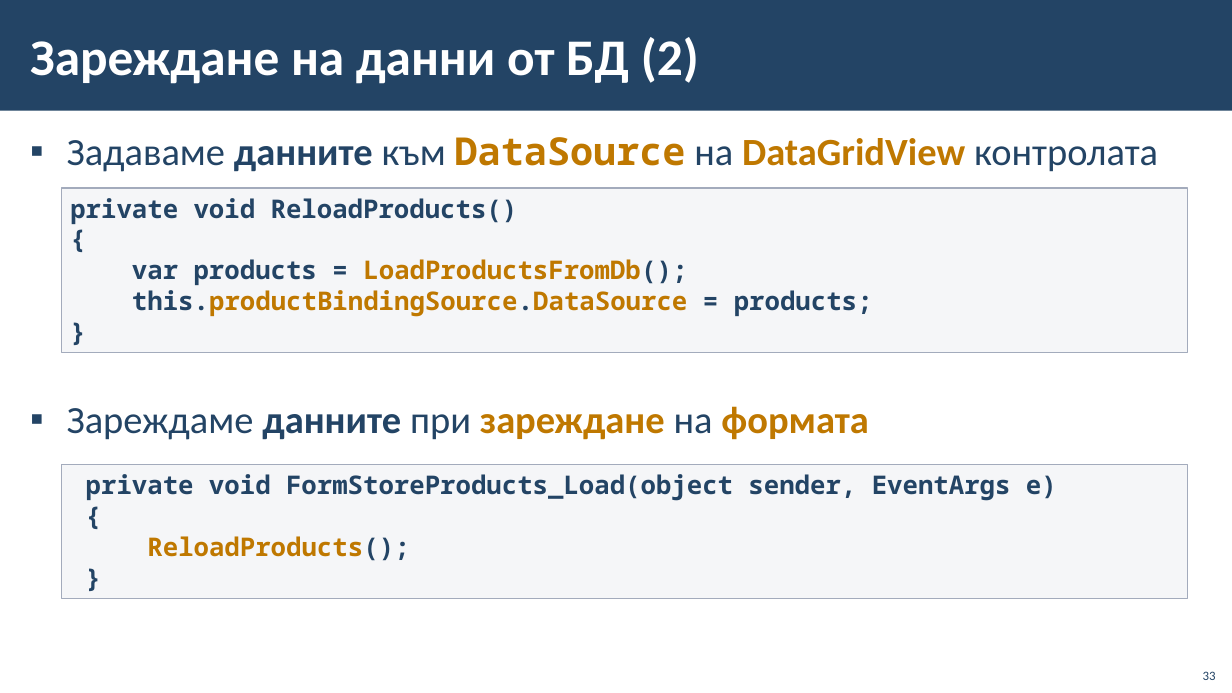
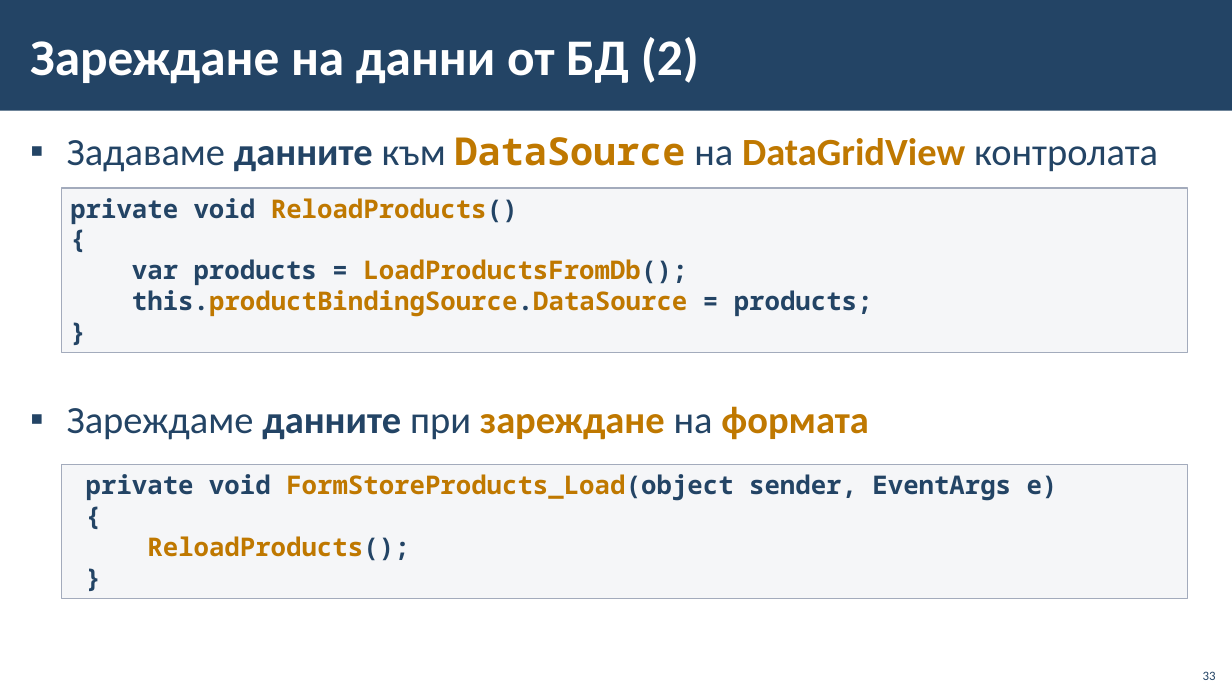
Before and after one commit to BG-IT-Edu/School-Programming, a slide deck: slide 33 of Courses/Software-Sciences/Module-4-Information-Systems-New/05-Connecting-Windows-Forms-with-database/05-Connecting-Windows-Forms-with-database.pptx. Drawn at 1232x693 pixels with LibreOffice and Linux fonts; fonts in the diff are those of the drawing; background and template pictures are left out. Boxes give left, top, right and bottom in pixels: in the first picture for what was removed or moved away, otherwise in the second. Text is boxed around its words. In the diff, an @@ line names an element or a change of style, - is before the commit and + after.

```diff
--- a/Courses/Software-Sciences/Module-4-Information-Systems-New/05-Connecting-Windows-Forms-with-database/05-Connecting-Windows-Forms-with-database.pptx
+++ b/Courses/Software-Sciences/Module-4-Information-Systems-New/05-Connecting-Windows-Forms-with-database/05-Connecting-Windows-Forms-with-database.pptx
@@ text in rectangle at box(70, 198, 518, 224): text colour #234465 to #BF7800 in "ReloadProducts()" @@
@@ text in rectangle at box(86, 474, 1058, 501): text colour #234465 to #BF7800 in "FormStoreProducts_Load(object" @@
```
Also in this commit, not shown: 1 other slide changed.
